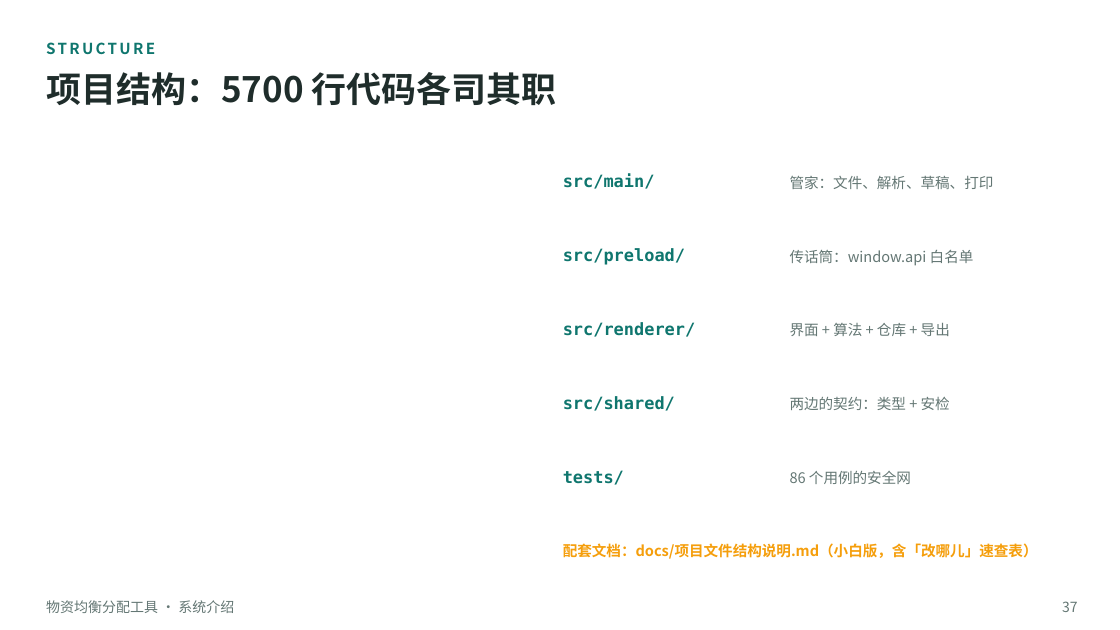
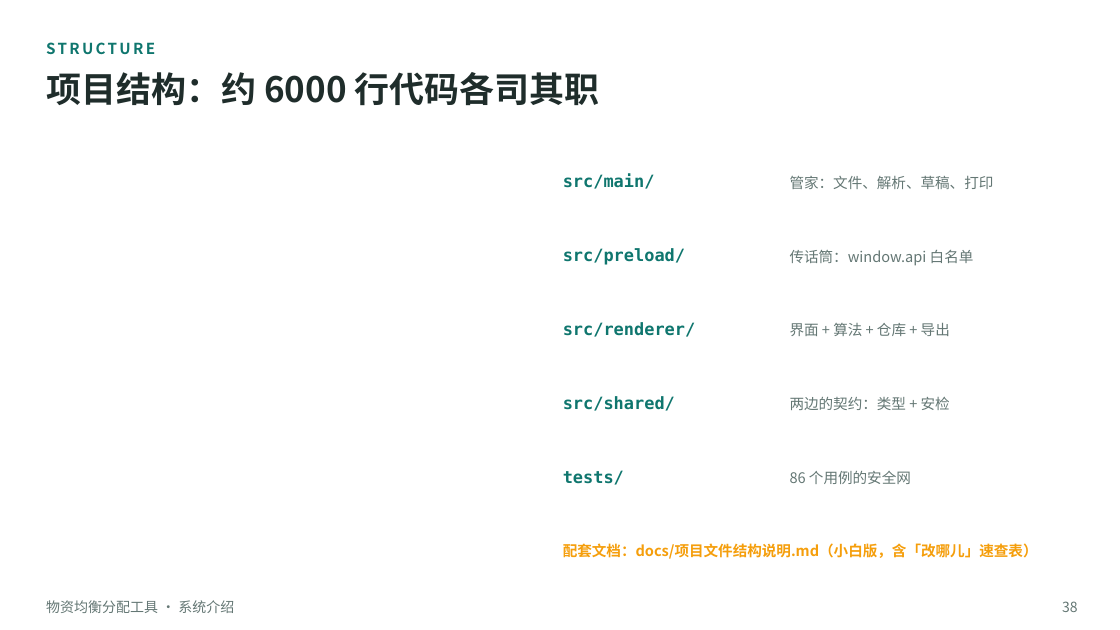
Before and after one commit to lzh745200/material-balancer, a slide deck: slide 38 of docs/系统介绍.pptx (slide 37 before the commit). Drawn at 1120x630 pixels with LibreOffice and Linux fonts; fonts in the diff are those of the drawing. Boxes give left, top, right and bottom in pixels: in the first picture for what was removed or moved away, otherwise in the second. Text is boxed around its words. In the diff, an @@ line names an element or a change of style, - is before the commit and + after.

```diff
--- a/docs/系统介绍.pptx
+++ b/docs/系统介绍.pptx
@@ text at <box>46,72,600,106</box>: text changed @@
-项目结构：5700 行代码各司其职
+项目结构：约 6000 行代码各司其职
@@ text at <box>1062,601,1078,612</box>: text changed @@
-37
+38
```
Also in this commit, not shown: 11 other slides changed, 1 slide added, 7 other files.
